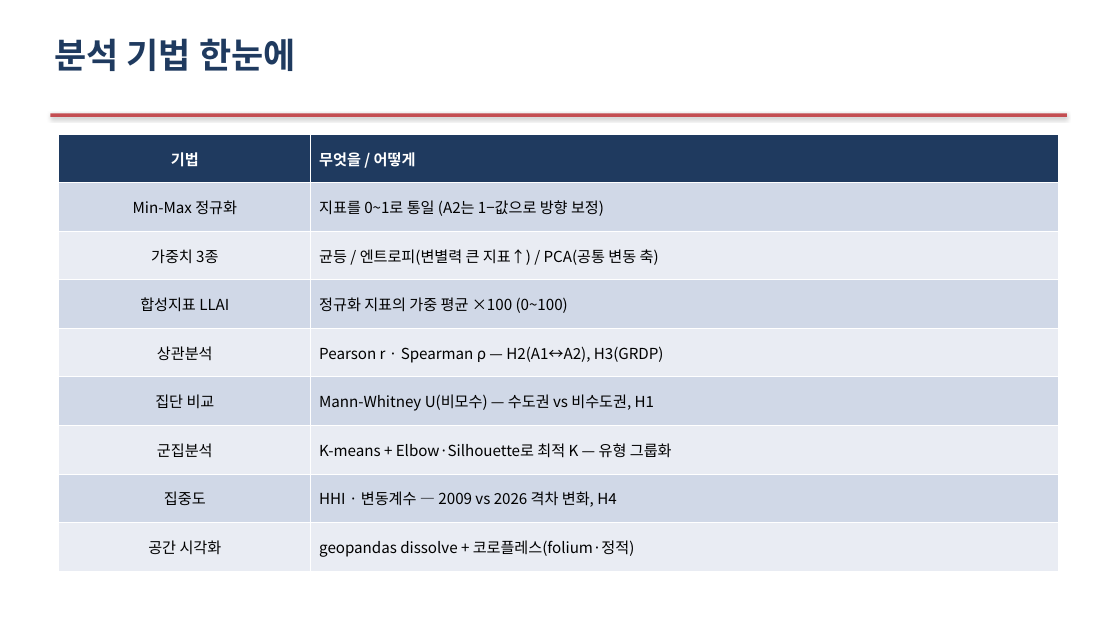
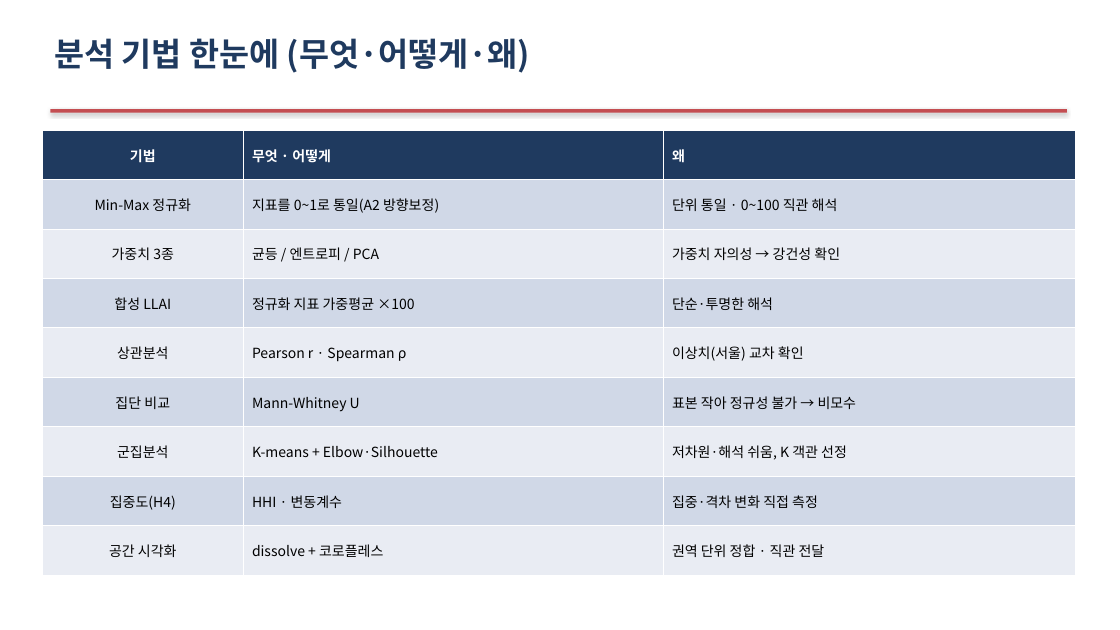
Before and after one commit to Allenkeem/llai-project, a slide deck: slide 11 of reports/발표자료.pptx. Drawn at 1120x630 pixels with LibreOffice and Linux fonts; fonts in the diff are those of the drawing. Boxes give left, top, right and bottom in pixels: in the first picture for what was removed or moved away, otherwise in the second. Text is boxed around its words. In the diff, an @@ line names an element or a change of style, - is before the commit and + after.

```diff
--- a/reports/발표자료.pptx
+++ b/reports/발표자료.pptx
@@ text at [54, 38, 530, 73]: text changed; size 30 to 28 pt @@
-분석 기법 한눈에
+분석 기법 한눈에 (무엇·어떻게·왜)
@@ rectangle: place and size @@
-rectangle at [50, 113, 1067, 117]
+rectangle at [50, 109, 1067, 113]
@@ table at [42, 130, 1075, 576] @@
-column 1: 기법 | Min-Max 정규화 | 가중치 3종 | 합성지표 LLAI | 상관분석 | 집단 비교 | 군집분석 | 집중도 | 공간 시각화
-column 2: 무엇을 / 어떻게 | 지표를 0~1로 통일 (A2는 1−값으로 방향 보정) | 균등 / 엔트로피(변별력 큰 지표↑) / PCA(공통 변동 축) | 정규화 지표의 가중 평균 ×100 (0~100) | Pearson r · Spearman ρ — H2(A1↔A2), H3(GRDP) | Mann-Whitney U(비모수) — 수도권 vs 비수도권, H1 | K-means + Elbow·Silhouette로 최적 K — 유형 그룹화 | HHI · 변동계수 — 2009 vs 2026 격차 변화, H4 | geopandas dissolve + 코로플레스(folium·정적)
+column 1: 기법 | Min-Max 정규화 | 가중치 3종 | 합성 LLAI | 상관분석 | 집단 비교 | 군집분석 | 집중도(H4) | 공간 시각화
+column 2: 무엇 · 어떻게 | 지표를 0~1로 통일(A2 방향보정) | 균등 / 엔트로피 / PCA | 정규화 지표 가중평균 ×100 | Pearson r · Spearman ρ | Mann-Whitney U | K-means + Elbow·Silhouette | HHI · 변동계수 | dissolve + 코로플레스
+column 3: 왜 | 단위 통일 · 0~100 직관 해석 | 가중치 자의성 → 강건성 확인 | 단순·투명한 해석 | 이상치(서울) 교차 확인 | 표본 작아 정규성 불가 → 비모수 | 저차원·해석 쉬움, K 객관 선정 | 집중·격차 변화 직접 측정 | 권역 단위 정합 · 직관 전달
@@ table: place and size @@
-table at [59, 134, 1059, 571]
+table at [42, 130, 1075, 576]
```
Also in this commit, not shown: 20 other slides changed, 1 other file.
